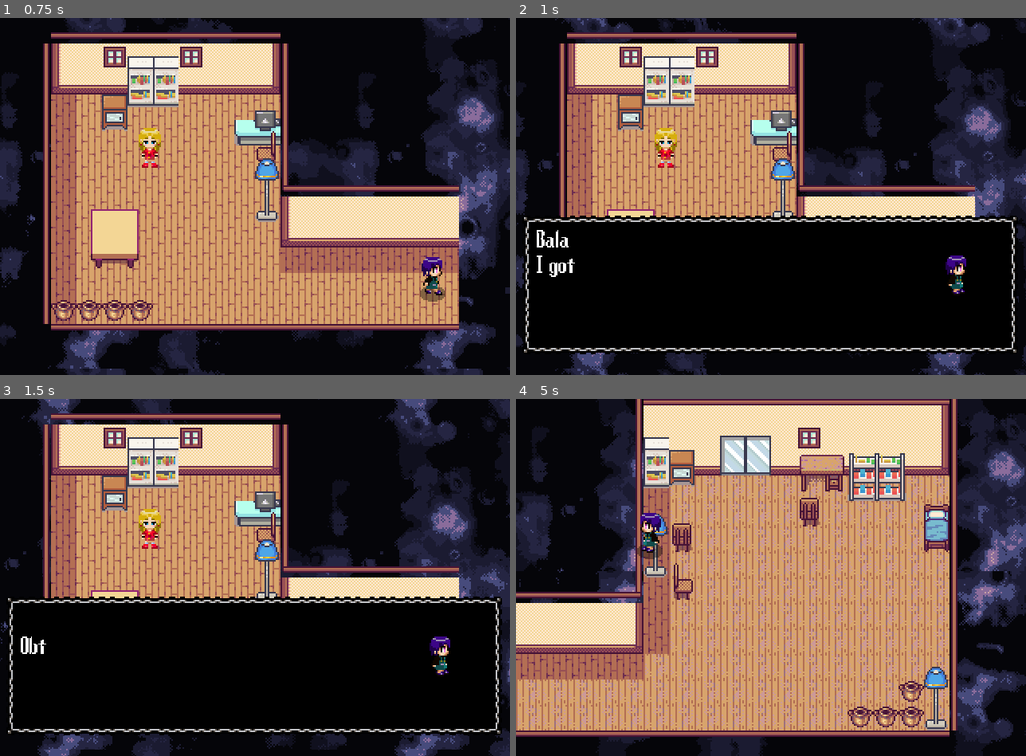
Above: before the commit, frames 1-4 (two rows, left to right).
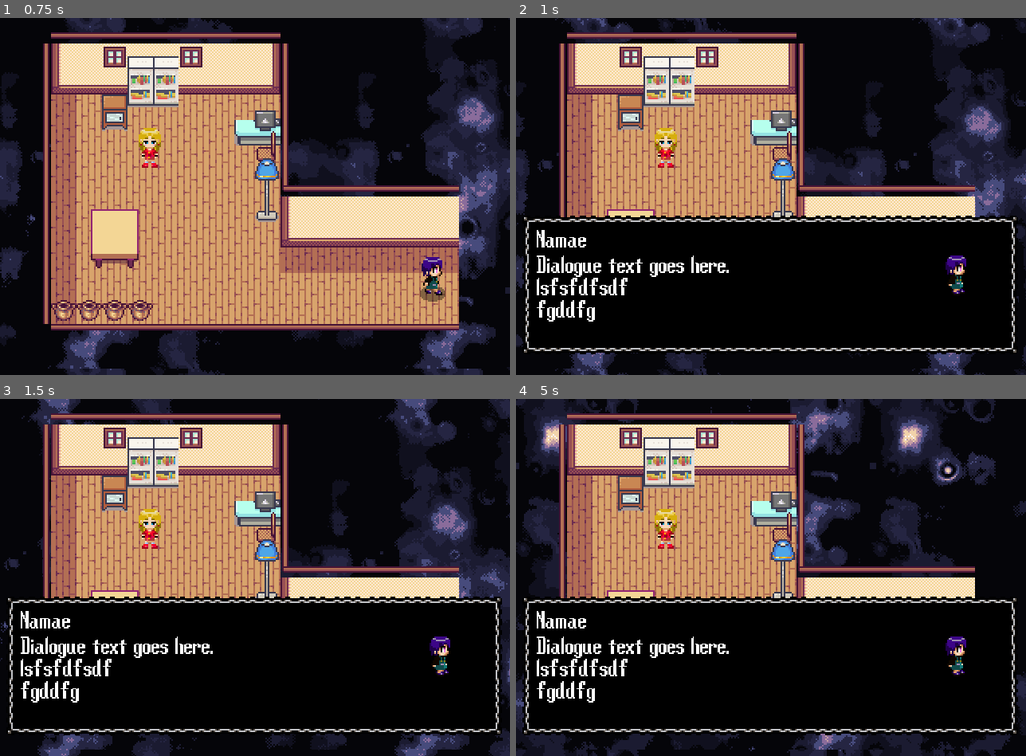
Above: after the commit, the same moments.

Repository: hillendymion/reverie
Game: Godot game, scene res://Objects/Rooms/LVL_Hub_Side.tscn
Two runs of this game, one before a commit and one after it. Both use one fixed random seed, a clock stepped at 60 frames per second and the inputs below. This scene is started directly instead of the project's main scene.
Inputs:
- Up to frame 1 (0.75 s): hold Right (ui_right) from 0.53 s (still down); tap Ctrl (ui_toggle) at 0.6 s
- Up to frame 2 (1 s): keep holding Right (ui_right); tap Space (ui_select) at 0.77, 0.8 s
- Up to frame 3 (1.5 s): tap Space (ui_select) at 1.07, 1.35 s; release Right (ui_right) at 1.28 s; hold Down (ui_down) from 1.28 s (still down)
- Up to frame 4 (5 s): tap Space (ui_select) at 1.52, 1.82, 2.3, 3.02, 3.32, 3.6, 3.77, 4.07, 4.52, 4.82 s; tap Ctrl (ui_toggle) at 1.55, 2.1, 2.85, 4.35 s; release Down (ui_down) at 2.03 s; hold Right (ui_right) 2.03-2.78 s; hold Up (ui_up) 2.78-3.53 s; hold Left (ui_left) from 3.53 s (still down)

Frame 1 is identical in both runs. In frame 2, 1.3% of the frame differs, in the area x 4-42%, y 59-86%; in frame 3, 1.4%; in frame 4, 83%, in the area x 0-100%, y 0-100%.
Error after the commit: Assertion failed: Check that dialogue path again! (res://SRC/MWindow.gd:43)

Commit message:
Add files via upload

Diff:
--- /dev/null
+++ b/SRC/Arrow_Bullet.gd
@@ -0,0 +1,20 @@
+extends Area2D
+
+export var element = "None" #Fire, Ice, Wind, None
+export var DamMod = 1
+export var vel = Vector2.ZERO
+export var spd = 300
+
+# Declare member variables here. Examples:
+# var a: int = 2
+# var b: String = "text"
+
+
+# Called when the node enters the scene tree for the first time.
+func _ready() -> void:
+	pass # Replace with function body.
+
+
+# Called every frame. 'delta' is the elapsed time since the previous frame.
+#func _process(delta: float) -> void:
+#	pass
--- /dev/null
+++ b/SRC/BulletManager.gd
@@ -0,0 +1,4 @@
+extends Node2D
+
+func handle_bullet_Spawned(bullet):
+	add_child(bullet)
--- a/SRC/En_Boss_Demon_Ice.gd
+++ b/SRC/En_Boss_Demon_Ice.gd
@@ -12,7 +12,7 @@
 #preload Boss hud
 
 func _ready() -> void:
-	if Player_Stats.Boss_IceHP >= 0: queue_free()
+	if Player_Stats.Boss_IceHP <= 0: queue_free()
 	Anim_Plyr.play("Idle")
 
 func _physics_process(_delta: float) -> void:
--- a/SRC/Fire_Bullet.gd
+++ b/SRC/Fire_Bullet.gd
@@ -1,6 +1,13 @@
 extends Area2D
+#flaming bullets
+export var element = "Fire"
+export (int) var DamMod = 2
+export var vel = Vector2.ZERO
+export (int) var spd = 300
+var direction = Vector2.ZERO
 
-var element = "Fire"
-var DamMod = 2
-var vel = Vector2.ZERO
-var spd = 300
+
+
+func _on_Fire_Bullet_area_entered(area: Area2D) -> void:
+	#collision.
+	pass # Replace with function body.
--- /dev/null
+++ b/SRC/Hud_Main.gd
@@ -0,0 +1,33 @@
+extends CanvasLayer
+
+onready var HPStats = $HPStats
+onready var ViewWeapon = $Vweap
+
+onready var BossMeterFire = $Boss_MeterFire
+onready var BossHPFire = $Boss_MeterFire/BMFull
+onready var BossMeterIce = $Boss_MeterIce
+onready var BossHPIce = $Boss_MeterIce/BMFull
+onready var RateM = $RateM
+onready var stats = Player_Stats
+
+func ready():
+	RateM.visible = false
+	BossMeterFire.visible = false
+	BossMeterIce.visible = false
+
+func _physics_process(delta: float) -> void:
+	HPStats.text = "HP: "+ str(stats.HP)+"/"+str(stats.MaxHP)
+	ViewWeapon.text = "Weapon: "+stats.Weapon
+	#replace with the images.
+	if find_node("res://Objects/Plyr.tscn"):
+		RateM.visible = true
+		#refills ad the cooldown timer hits. ee the rate.
+	if find_node("res://Objects/Enemies/En_Boss_Demon1.tscn"):
+		BossMeterFire.visible = true
+	if find_node("res://Objects/Enemies/En_Boss_Demon_Ice.tscn"):
+		BossMeterIce.visible = true
+
+func meters(rfillstart, rfilllength, rfillend, val, totalval):
+	#get rectfill, stasrtpoint end point, total val, current  val
+	pass
+	#filll meters
--- /dev/null
+++ b/SRC/LVL_Intro_Cutscene.gd
@@ -0,0 +1,9 @@
+extends Node2D
+onready var animPlayer = $AnimationPlayer
+export(String, FILE, "*.tscn, *.scn") var Exit
+
+func _ready() -> void:
+	animPlayer.play("cutscene")
+
+func _on_AnimationPlayer_animation_finished(anim_name: String) -> void:
+	get_tree().change_scene(Exit)
--- a/SRC/MWindow.gd
+++ b/SRC/MWindow.gd
@@ -7,17 +7,19 @@
 onready var buffer = $buffer
 onready var audio = $AudioStreamPlayer
 export(float) var textspeed = 0.05
-export var dialoguepath = "" #I could totally gab this from the npc and chain it from them.
+onready var dialoguepath = Player_Stats.Dialoguetext #I could totally gab this from the npc and chain it from them.
+#this was just an eport variable.
 var dialog
 var phrasenum = 0
 var done = false #finished
 
 func _ready() -> void:
-	print("mwin created")
+	print("mwin created"+ str(Player_Stats.Dialoguetext))
 	timer.wait_time = textspeed
 	get_tree().paused = true
 	dialog = getDialog()
-	assert(dialog, "dialog missing")
+	#assert(dialog, "dialog missing")
+	print("From Mwin: "+str(dialog))
 	nextPhrase()
 	#textData = Player_Stats.DialogueText[0]
 	#convert json file on to readible.
--- a/SRC/NPC_01.gd
+++ b/SRC/NPC_01.gd
@@ -4,7 +4,7 @@
 onready var sprite = $Sprite
 onready var Talkarea = $TalkArea
 onready var stats = Player_Stats
-export var dialoguepath = "res://Dialog/NPC_Bala1.json" #default
+export var dialoguepath = "res://Dialog/" #default
 export var obtain = "waterbullet" #will handle obtaining items
 
 
--- a/SRC/Plyr.gd
+++ b/SRC/Plyr.gd
@@ -31,7 +31,14 @@
 const MWin = preload("res://Objects/UI/MWindow.tscn")
  #do this for each 'bullet'
 const waterbullet = preload("res://Objects/Bullets/WaterBullet.tscn")
+const FireBullet = preload("res://Objects/Bullets/Fire_Bullet.tscn")
+const ArrowBullet = preload("res://Objects/Bullets/WaterBullet.tscn") #replace with actual bullet
+const CandyBullet = preload("res://Objects/Bullets/WaterBullet.tscn") #replace with actual bullet
+const WindBullet = preload("res://Objects/Bullets/WaterBullet.tscn") #replace with actual bullet
 #const SND_PlyrHurt = preload("res://Object/SND_PlayerHurt.tscn")
+
+signal Player_Bullet_Fired(bullet, pos, direction)
+
 
 func _ready() -> void:
 	Player_Stats.connect("no_HP",self,"queue_free")
@@ -64,6 +71,7 @@
 			vel = vel.move_toward(inputVector*WALK_SPD, ACCEL*delta)
 		#print(inputVector, " Run: ",IsRunning)
 		#print("plyrXy: ",floor(self.position.x), " ", floor(self.position.y), "Ptarget: ", floor(P_Target.global_position.x), " Y: ", floor(P_Target.global_position.y))
+		#print("vel: "+str(vel))
 	else:
 		AnimationState.travel("Standing")
 		vel = vel.move_toward(Vector2.ZERO, FRICTION*delta)
@@ -85,10 +93,7 @@
 		print($ShootBuffer.time_left)
 		shoot()
 
-	if Input.is_action_pressed("ui_menu"):
-		#just testing for now.
-		#Might use this to fire a shot.stat
-		menu()
+
 
 	if Input.is_action_pressed("ui_cancel"):
 		#not sure if this is the best key for this.
@@ -112,9 +117,20 @@
 		#get correct bullet. Surely theres a better way to do this.
 		if stats.Weapon == "waterbullet":
 			bullet = waterbullet.instance()
+		elif stats.Weapon == "FireBullet":
+			bullet = FireBullet.instance();
+		elif stats.Weapon == "ArrowBullet":
+			bullet = ArrowBullet.instance(); #replace with bulet as they are made.
+		elif stats.Weapon == "CandyBullet":
+			bullet = CandyBullet.instance();
+		elif stats.Weapon == "WindBullet": #spread
+			bullet = WindBullet.instance();
 		#adds instance of bullet.
 		get_parent().add_child(bullet)
 		bullet.position = P_Target.global_position #this is awkward
+		bullet.rotation_degrees = rotation_degrees #trying this.
+		emit_signal("Player_Bullet_Fired", bullet, P_Target, vel)
+		#call deffered?
 		#For some reason Y_Sort offsets this really badly.
 		bullet.vel = P_Target.global_position - self.global_position
 
@@ -160,3 +176,15 @@
 
 func _on_Talkbox_area_exited(area: Area2D) -> void:
 	nearNPC = false
+
+
+func _unhandled_input(event: InputEvent) -> void:
+	#called once per event. I had no idea this event existed.
+		if Input.is_action_pressed("ui_menu"):
+		#just testing for now.
+		#Might use this to fire a shot.stat
+			menu()
+		if Input.is_action_just_released("ui_toggle"):
+		#Check if any in the stats. weapons dictionary is true.
+		#get stats.Weapon. compare it to the Stats.weapon dictionary. Then Ge to the next one up the list (if true).
+			pass
--- a/SRC/Plyr_Stats.gd
+++ b/SRC/Plyr_Stats.gd
@@ -8,7 +8,7 @@
 var Attack = 2 setget setAtt, getAtt
 var Defense = 1 setget setDef, getDef
 var Rate = 5 setget setRate, getRate #fire speed mayb I should apply this fractionally?
-var Weapon = "waterbullet" #Will have to get a list of these.
+var Weapon = "waterbullet" #Active Weapon.
 
 #trying this with a dictionary.
 var Weapons = {"Arrow": false, "waterbullet": false, "Firebullet": false, "WindBullet":false, "InkBullet":false} setget setWeapons, getWeapons
@@ -17,7 +17,7 @@
 #For doors
 var Door_Name = null setget setDoor, getDoor
 #For dialoge
-var Dialoguetext = "" #Its an array. Pulled from a json file.
+var Dialoguetext = "" setget setDialog, getDialog#Its an array. Pulled from a json file.
 var mwinDelay = true setget setmwindelay
 #can arrays be export varabled?
 var Item_get = ""
@@ -71,7 +71,10 @@
 	Door_Name = val
 func getDoor():
 	return Door_Name
-
+func setDialog(val):
+	Dialoguetext = val
+func getDialog():
+	return Dialoguetext
 
 func setIceBossHP(val):
 	Boss_IceHP = val
@@ -92,4 +95,5 @@
 
 func Game_Over():
 	#move character to bedroom.
-	pass
+	Door_Name = "Enter3"
+	get_tree().change_scene("res://Objects/Rooms/LVL_Hub.tscn") #for now
--- a/SRC/TitleScreen.gd
+++ b/SRC/TitleScreen.gd
@@ -1,16 +1,20 @@
 extends Node2D
 
-
-# Declare member variables here. Examples:
-# var a: int = 2
-# var b: String = "text"
-
+onready var timer = $Timer
 
 # Called when the node enters the scene tree for the first time.
 func _ready() -> void:
-	pass # Replace with function body.
+	timer.start()
+	$AnimationPlayer.play("load")
 
 
-# Called every frame. 'delta' is the elapsed time since the previous frame.
-#func _process(delta: float) -> void:
-#	pass
+func _physics_process(delta: float) -> void:
+	if Input.is_action_just_pressed("ui_shoot") or Input.is_action_just_pressed("ui_select"):
+		print("confirmed")
+		get_tree().change_scene("res://Objects/Rooms/LVL_Intro_Cutscene.tscn")
+		#go to next scene.
+
+
+func _on_Timer_timeout() -> void:
+	if $Label2.visible: $Label2.visible = false
+	else: $Label2.visible = true
--- a/SRC/WaterBullet.gd
+++ b/SRC/WaterBullet.gd
@@ -1,8 +1,9 @@
 extends KinematicBody2D
 #get direction of player.
 #fire bullet in that direction.
-export var spd = 400
-var vel = Vector2(0,0)
+export var spd = 300
+var vel = Vector2(0,0) #direction.
+var direction = Vector2.ZERO #trying different things here.
 var adir = "Squirt_D"
 
 var Impact = preload("res://Objects/Bullets/Effect_Splish.tscn")
@@ -13,13 +14,18 @@
 
 func _ready() -> void:
 	#play aimation based on vel direction. maybe use an array?
-	get_adir(vel) #not quite working.
+	print("waterBullet: "+adir+ " dir: "+str(vel))#vel stays at zero?
+	Anim_plyr.play(adir)
 	#Anim_plyr.play(adir) # Replace with function body.
 
 
 func _physics_process(delta: float) -> void:
 	var collision_info = move_and_collide(vel.normalized() * delta * spd)
-	AnimTree.set("parameters/B/blend_position", vel)
+	AnimTree.set("parameters/B/blend_position", collision_info)
+	#print("vel: "+str(vel))
+	Anim_plyr.play(adir)
+
+
 
 func _on_AnimationPlayer_animation_finished(anim_name: String) -> void:
 	#for water bulet only.
@@ -32,14 +38,5 @@
 	impact.position = self.global_position
 	queue_free()
 
-func get_adir(vel):
-	#Will forloop this later.
-	if vel == Vector2(0,1):
-		adir = "Squirt_D"
-	elif vel == Vector2(0,-1):
-		adir = "Squirt_U"
-	elif vel == Vector2(1,0):
-		adir = "Squirt_R"
-	elif vel == Vector2(-1,0):
-		adir = "Squirt_L"
-	#return adir?
+func set_dir(direction):
+	pass
